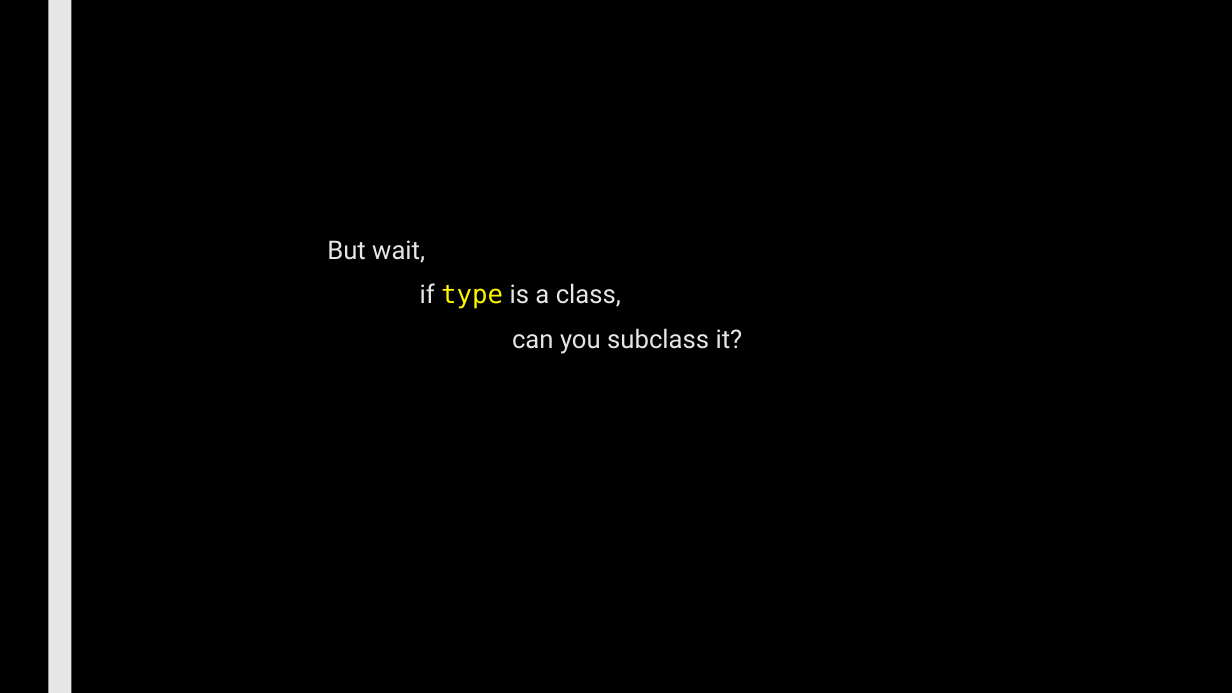
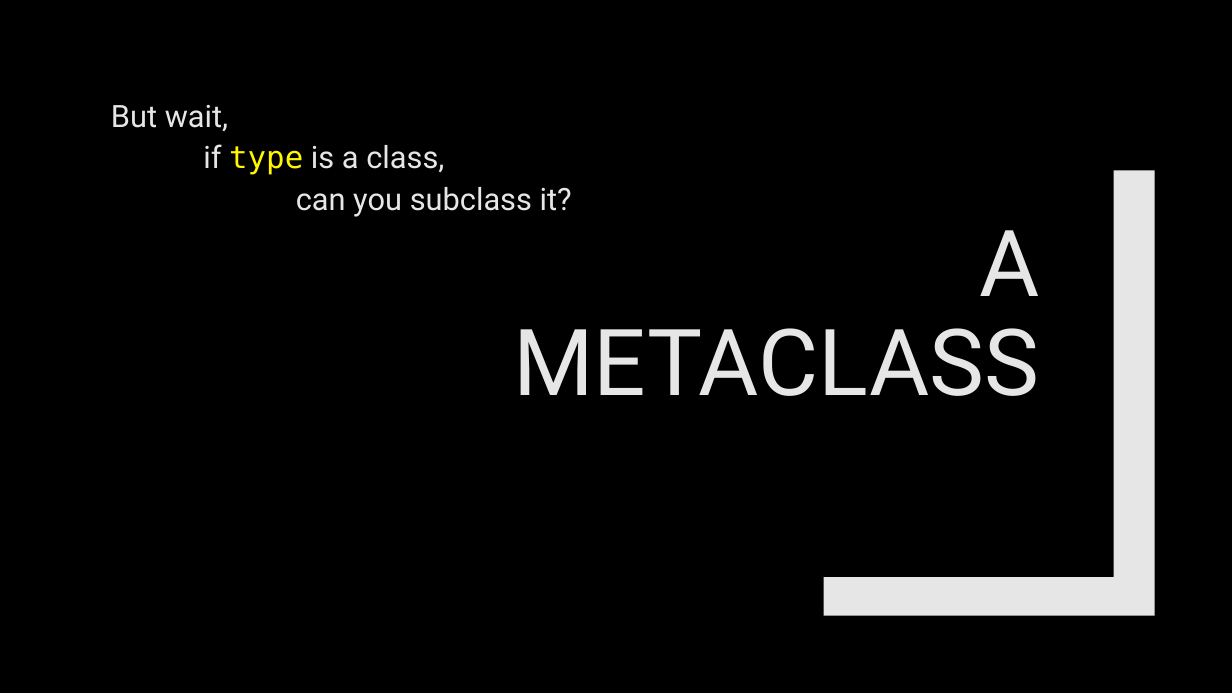
Before and after one commit to max7patek/metaprogramming, a slide deck: slide 8 of slides/05-Metaclasses.pptx. Drawn at 1232x693 pixels with LibreOffice and Linux fonts; fonts in the diff are those of the drawing. Boxes give left, top, right and bottom in pixels: in the first picture for what was removed or moved away, otherwise in the second. Text is boxed around its words. In the diff, an @@ line names an element or a change of style, - is before the commit and + after.

```diff
--- a/slides/05-Metaclasses.pptx
+++ b/slides/05-Metaclasses.pptx
@@ rectangle removed at bbox=[48, 0, 71, 693] @@
@@ text "But wait,": place and size @@
-text "But wait," at bbox=[327, 240, 743, 354]
+text "But wait," at bbox=[111, 105, 572, 217]
@@ text "But wait," at bbox=[111, 105, 572, 217]: size 20 to 24 pt; line spacing 0.94 to 1.12; less space between paragraphs @@
@@ freeform shape added at bbox=[824, 170, 1155, 616], fill #E7E6E6 @@
@@ title added at bbox=[513, 230, 1039, 396], 72 pt, text #E7E6E6 @@
+A METACLASS
```
Also in this commit, not shown: 9 other slides changed, 3 slides added, 10 slides removed.
